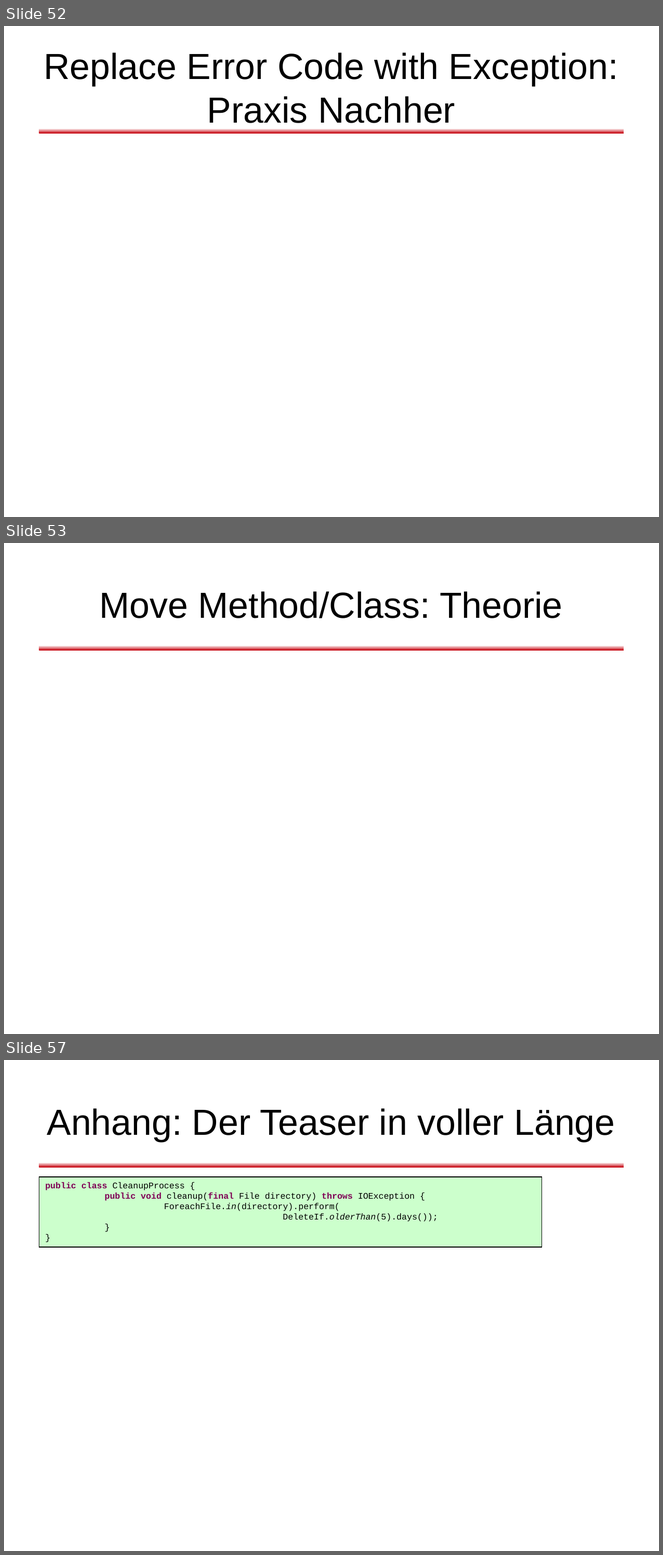
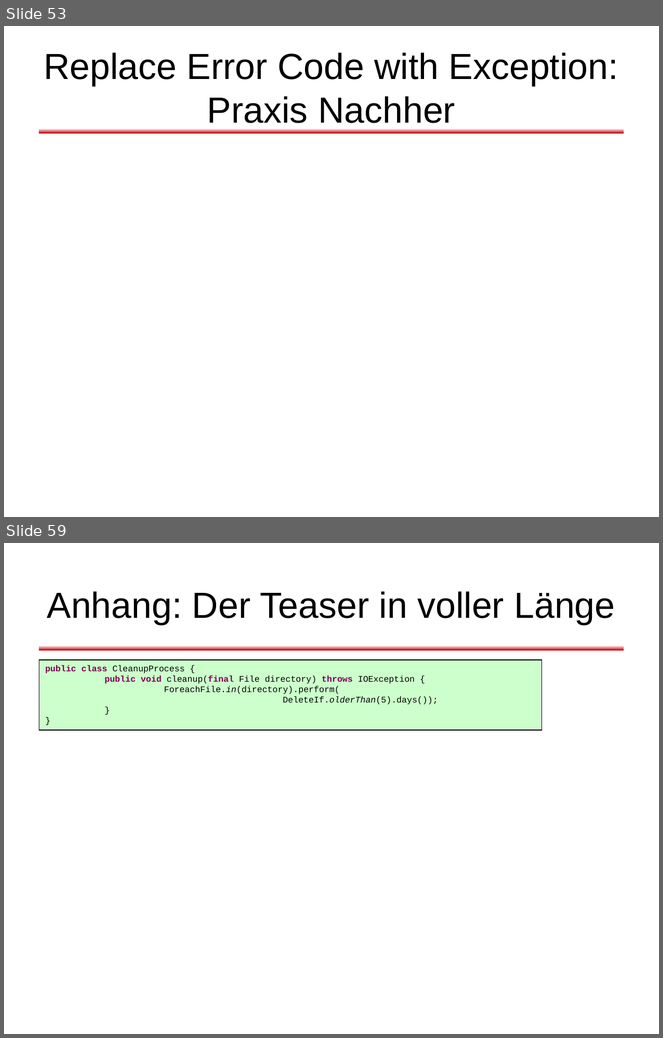
Before and after one commit to dlindner/vorlesung-se2-dhbw, a slide deck: added_2010/Refactoring (2010).odp. Shown one above the other, each under a label of ours: slides 52, 53 and 57 before the commit, slides 53 and 59 after it; the slides between them are not shown. The pictures are 663x1555 and 663x1038 pixels, drawn with LibreOffice and Linux fonts; fonts in the diff are those of the drawing; background and template pictures are left out. Boxes give left, top, right and bottom in pixels: in the first picture for what was removed or moved away, otherwise in the second. Text is boxed around its words. In the diff, an @@ line names an element or a change of style, - is before the commit and + after.

```diff
--- a/added_2010/Refactoring (2010).odp
+++ b/added_2010/Refactoring (2010).odp
@@ slide 53 removed at [4, 543, 659, 1034], background #FFFFFF; not listed: 1 template element that a slide beside it also shows @@
@@ title removed at [100, 591, 563, 618] @@
-Move Method/Class: Theorie
@@ what was slide 52 is now slide 53 @@
@@ what was slide 57 is now slide 59 @@
```
Also in this commit, not shown: 4 slides changed, 5 slides added, 2 other slides removed.
